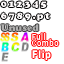
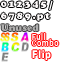
Two versions of the same layered image (64x64). Layer-by-layer changes:
added layer "/" above "元テキスト" over [49, 0, 53, 10]
